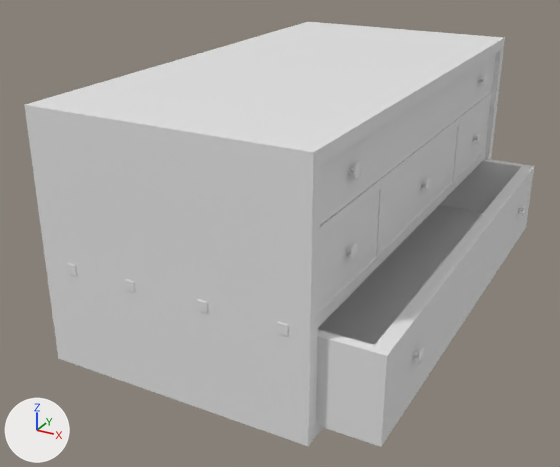
Before and after pictures for a commit that changed the glTF model public/models/toolbox/tool-box.glb.
The view is the same before and after, from a camera (50 mm lens) standing at (0.692, -0.953, 0.592) and looking at (0.188, -0.037, 0.134). Arrows for +X, +Y and +Z are at lower left; the lights stay in place. The picture after the commit comes second. Where no turn or scale is listed for an object, it has been applied to the vertices. Vertices at exactly the same position are counted once.

Objects in the first picture: 'bottom', 'divider-middle', 'divider-top', 'drawer-bottom-bottom', 'drawer-bottom-front', 'drawer-bottom-side-left', 'drawer-bottom-side-right', 'drawer-middle-center-front', 'drawer-middle-left-front', 'drawer-top-front', 'side-left', 'top' and 11 more.
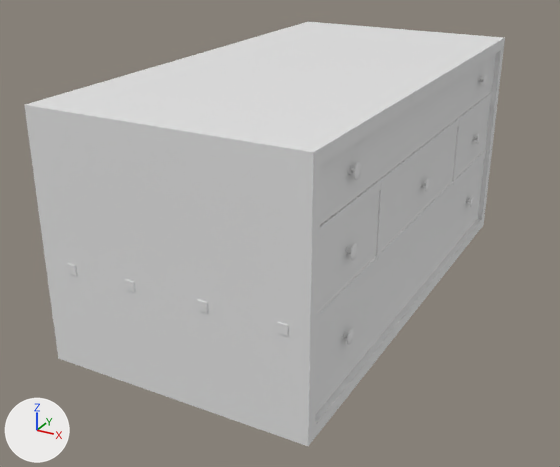
Pixel boxes [x1, y1, x2, y2] of what changed, in the pictures (560 x 467 px):
```json
{"object": "drawer-bottom-front", "change": "moved", "before": [365, 165, 534, 447], "after": [316, 160, 484, 414]}
{"object": "drawer-bottom-bottom", "change": "moved", "before": [318, 205, 483, 345], "on screen": "not visible afterwards"}
{"object": "drawer-bottom-side-left", "change": "moved", "before": [315, 330, 381, 441], "on screen": "not visible afterwards"}
{"object": "drawer-bottom-side-right", "change": "moved", "before": [439, 159, 523, 213], "on screen": "not visible afterwards"}
{"object": "bottom", "change": "unchanged, uncovered by the edit", "before": [77, 354, 323, 446], "after": [77, 217, 485, 446]}
```

The change, as JSON lines over the scene's bpy script:
```json
{"block": "me_cube_026", "where": "# used by ob_drawer_bottom_front; location = (0.0, 0.0, 0.0)"}
{"op": "remove", "block": "me_cube_026", "code": "me_cube_026.from_pydata(...)  # 128 vertices, 252 faces; spans x 0.444..0.463, y -0.312..0.367, z 0.048..0.163"}
{"op": "add", "block": "me_cube_026", "code": "me_cube_026.from_pydata(...)  # 128 vertices, 252 faces; spans x 0.358..0.377, y -0.312..0.367, z 0.048..0.163"}
{"block": "me_cube_026", "change": "me_cube_026 part 1: the whole mesh is moved by (-0.086, 0.0, 0.0)"}
{"block": "me_cube_027", "where": "# used by ob_drawer_bottom_side_left; location = (0.0, 0.0, 0.0)"}
{"op": "remove", "block": "me_cube_027", "code": "me_cube_027.from_pydata(...)  # 116 vertices, 228 faces; spans x 0.132..0.457, y -0.312..-0.3, z 0.048..0.163"}
{"op": "add", "block": "me_cube_027", "code": "me_cube_027.from_pydata(...)  # 116 vertices, 228 faces; spans x 0.046..0.37, y -0.312..-0.3, z 0.048..0.163"}
{"block": "me_cube_027", "change": "me_cube_027 part 3: the whole mesh is moved by (-0.086, 0.0, 0.0)"}
{"block": "me_cube_029", "where": "# used by ob_drawer_bottom_bottom; location = (0.0, 0.0, 0.0)"}
{"op": "remove", "block": "me_cube_029", "code": "me_cube_029.from_pydata(...)  # 8 vertices, 12 faces; spans x 0.132..0.457, y -0.309..0.364, z 0.058..0.066"}
{"op": "add", "block": "me_cube_029", "code": "me_cube_029.from_pydata(...)  # 8 vertices, 12 faces; spans x 0.046..0.37, y -0.309..0.364, z 0.058..0.066"}
{"block": "me_cube_029", "change": "me_cube_029 part 2: the whole mesh is moved by (-0.086, 0.0, 0.0)"}
{"block": "me_cube_039", "where": "# used by ob_drawer_bottom_side_right; location = (0.0, 0.0, 0.0)"}
{"op": "remove", "block": "me_cube_039", "code": "me_cube_039.from_pydata(...)  # 116 vertices, 228 faces; spans x 0.132..0.457, y 0.354..0.367, z 0.048..0.163"}
{"op": "add", "block": "me_cube_039", "code": "me_cube_039.from_pydata(...)  # 116 vertices, 228 faces; spans x 0.046..0.37, y 0.354..0.367, z 0.048..0.163"}
{"block": "me_cube_039", "change": "me_cube_039 part 4: the whole mesh is moved by (-0.086, 0.0, 0.0)"}
```
